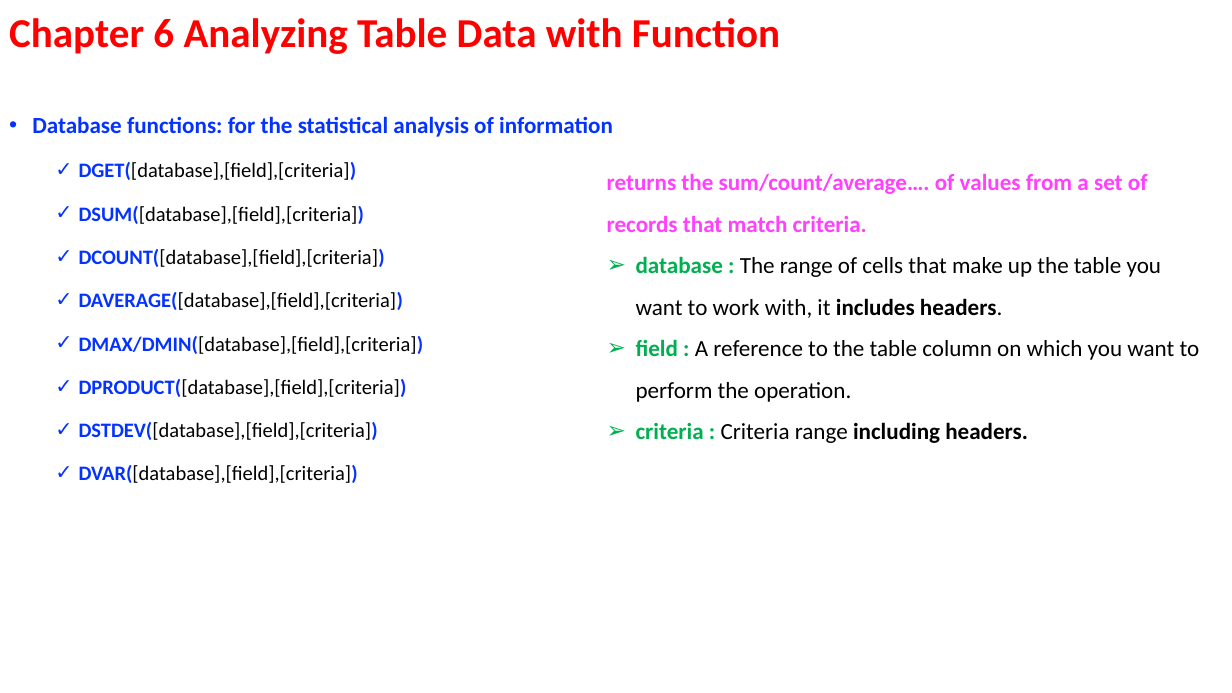
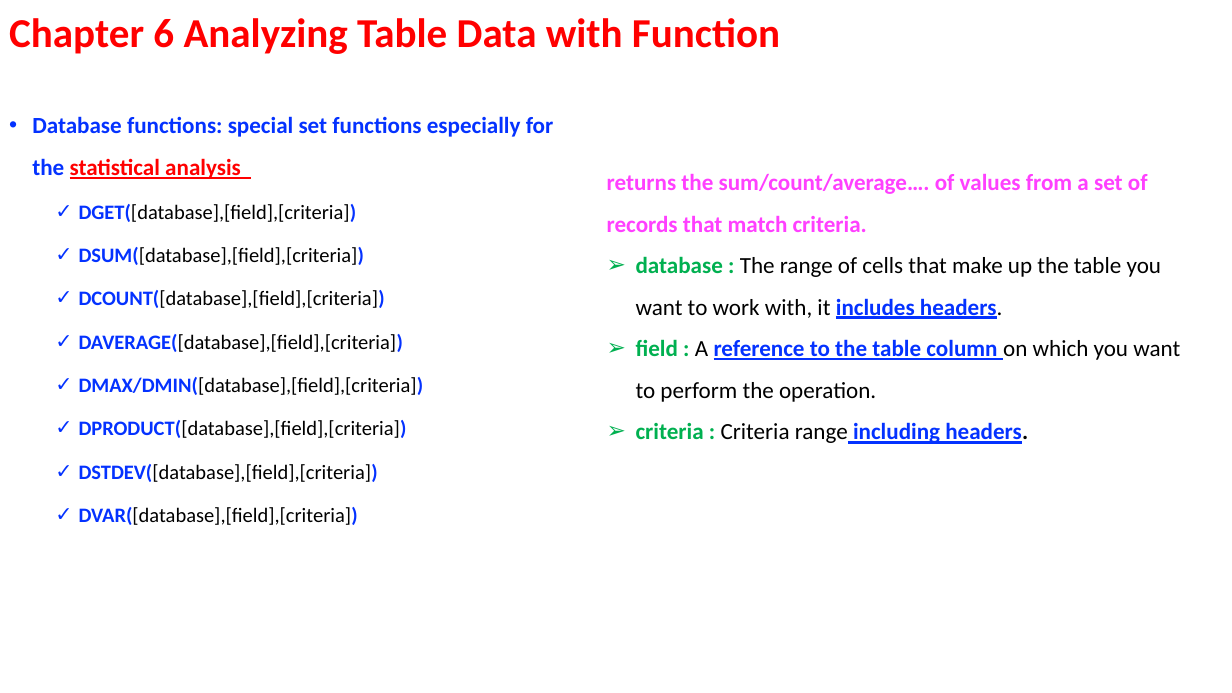
Before and after one commit to ArielMei/arielmei.github.io, a slide deck: slide 7 of EXCEL/ExcelDataAnalysisFD_Examples/Excel data analysis for dummies Outline.pptx. Drawn at 1232x693 pixels with LibreOffice and Linux fonts; fonts in the diff are those of the drawing. Boxes give left, top, right and bottom in pixels: in the first picture for what was removed or moved away, otherwise in the second. Text is boxed around its words. In the diff, an @@ line names an element or a change of style, - is before the commit and + after.

```diff
--- a/EXCEL/ExcelDataAnalysisFD_Examples/Excel data analysis for dummies Outline.pptx
+++ b/EXCEL/ExcelDataAnalysisFD_Examples/Excel data analysis for dummies Outline.pptx
@@ text at <box>32,116,554,179</box>: text changed @@
-• Database functions: for the statistical analysis of information
+• Database functions: special set functions especially for the statistical analysis
@@ text at <box>636,256,1180,444</box>: text colour #000000 to #0432FF, underline on in "includes headers.", "reference to the table column", "including headers."; bold on in "reference to the table column" @@
```
Also in this commit, not shown: 1 slide added, 6 other files.
